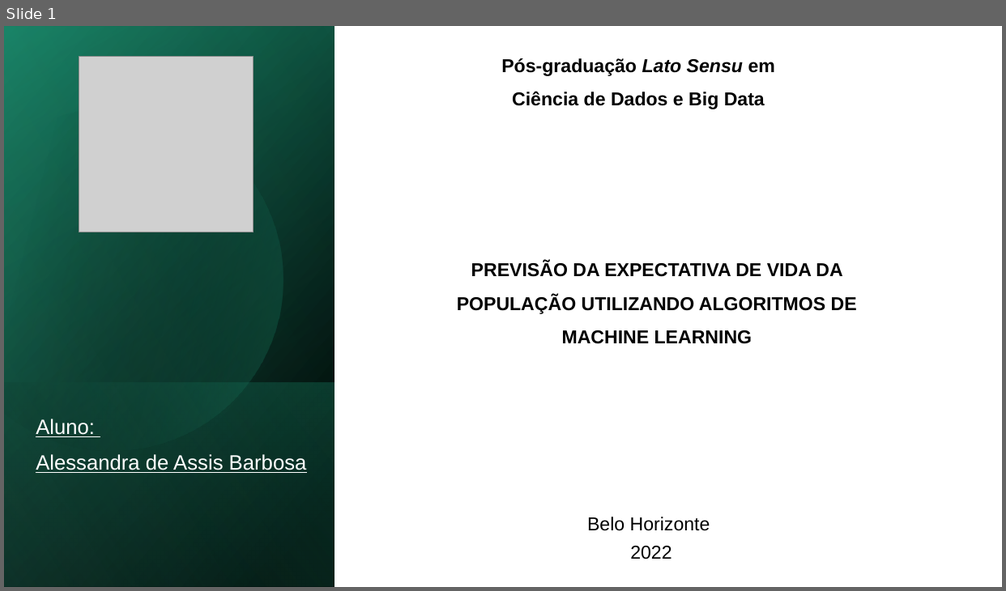
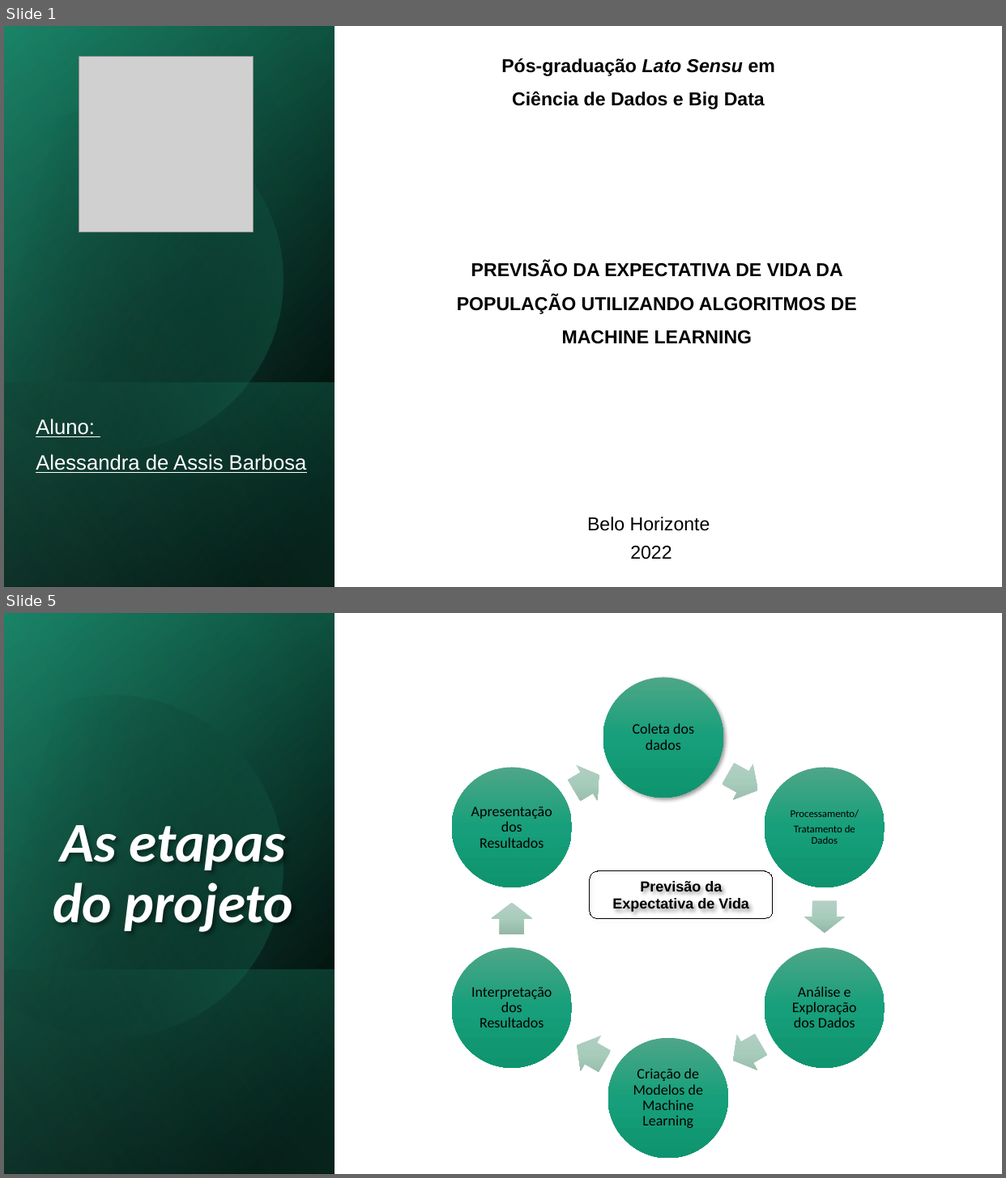
Before and after one commit to alessandra-barbosa/life_expectancy_prediction, a slide deck: pdf/life_expectancy.pptx. Shown one above the other, each under a label of ours: slide 1 before the commit, slides 1 and 5 after it; the slides between them are not shown. The pictures are 1006x591 and 1006x1178 pixels, drawn with LibreOffice and Linux fonts; fonts in the diff are those of the drawing; grey boxes stand for pictures. Boxes give left, top, right and bottom in pixels: in the first picture for what was removed or moved away, otherwise in the second. Text is boxed around its words. In the diff, an @@ line names an element or a change of style, - is before the commit and + after.

```diff
--- a/pdf/life_expectancy.pptx
+++ b/pdf/life_expectancy.pptx
@@ slide 5 added at (4,613,1002,1174), background #FFFFFF @@
@@ rectangle added at (4,613,1002,1174), fill #FFFFFF @@
@@ rectangle added at (4,613,335,1174), fill gradient #000000 to #16745A @@
@@ rectangle added at (4,614,335,1174), fill gradient #000000 to #1D9A78 @@
@@ rectangle added at (4,613,335,1174), fill gradient #000000 to #5AE0BB @@
@@ freeform shape added at (4,655,324,1072), fill gradient #000000 to #1D9A78 @@
@@ group added at (452,677,885,1159): 6 ellipses, 6 texts, 6 right arrows @@
+Coleta dos dados
+Processamento/
+Tratamento de Dados
+Análise e Exploração dos Dados
+Criação de Modelos de Machine Learning
+Interpretação dos Resultados
+Apresentação dos Resultados
@@ title added at (53,825,293,932), 54 pt, text #FFFFFF, bold, italic @@
+As etapas do projeto
@@ rounded rectangle added at (590,871,773,918), outline #000000 0.75 pt, 14 pt, text #000000, bold @@
+Previsão da Expectativa de Vida
@@ rectangle added at (4,969,335,1174), fill gradient #1D9A78 to #000000 @@
```
Also in this commit, not shown: 6 slides changed, 1 other slide added, 1 other file.
